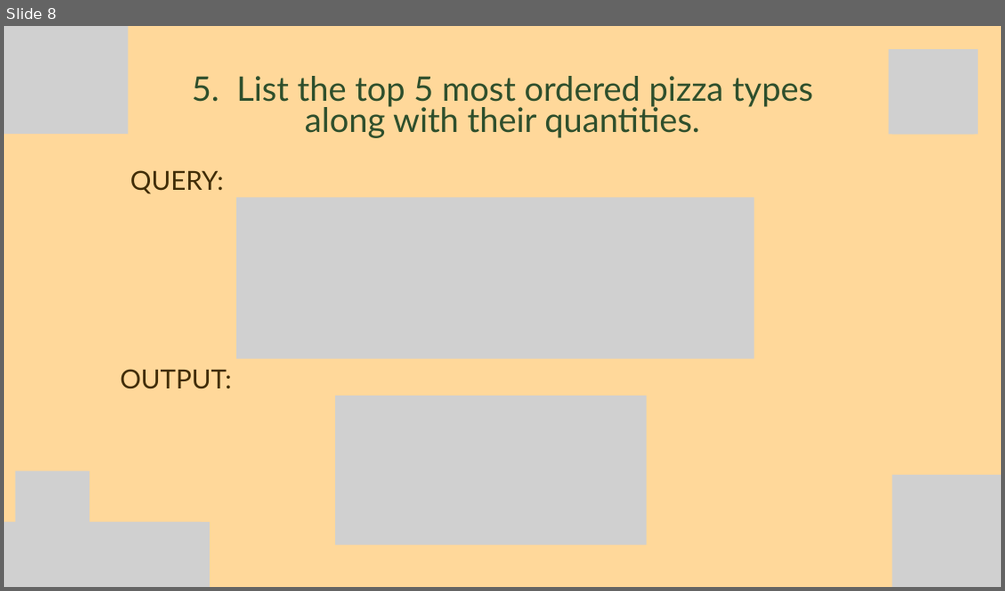
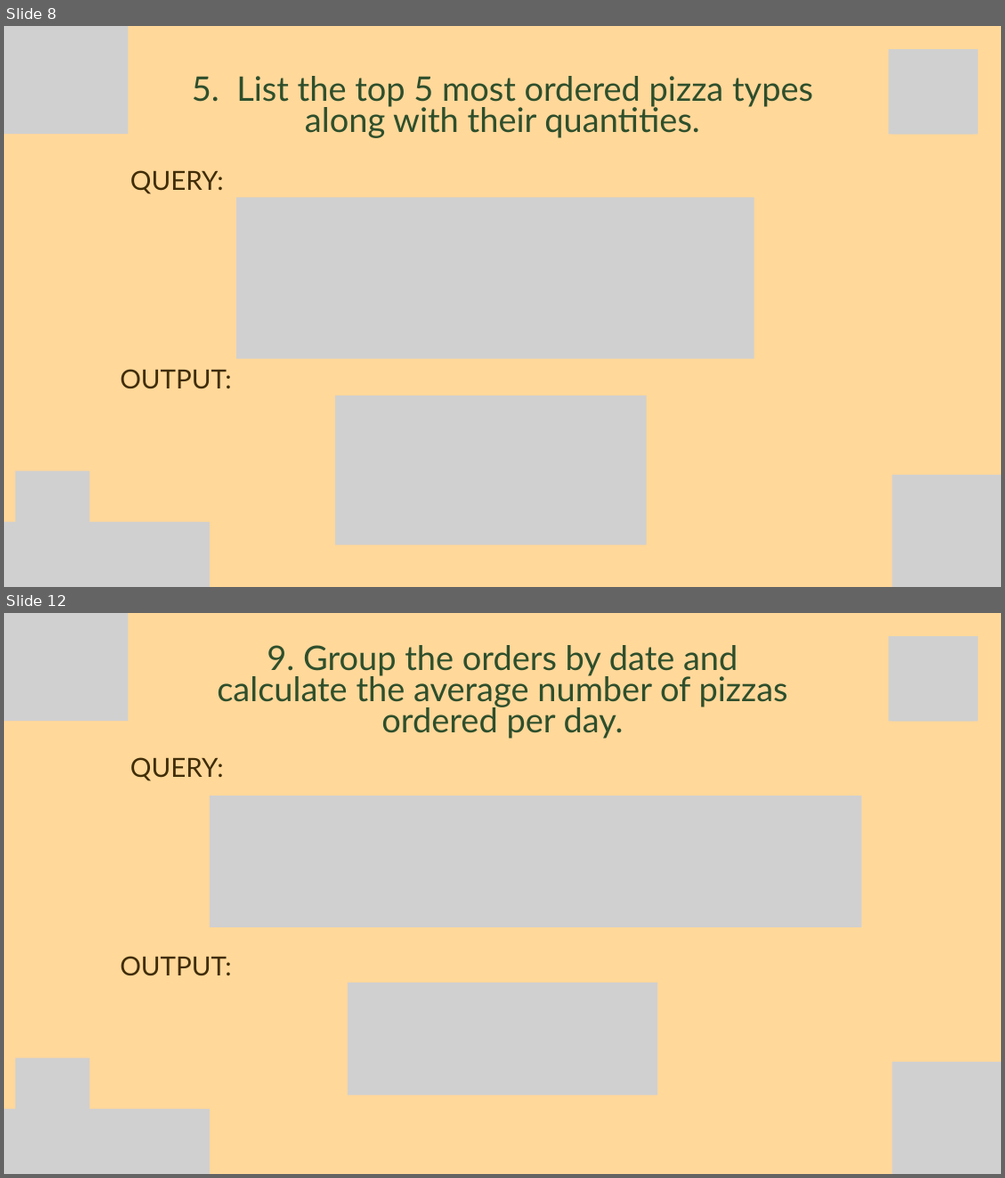
Before and after one commit to axhhad-khan/pizza-sales-SQL-project, a slide deck: solution/Solution.pptx. Shown one above the other, each under a label of ours: slide 8 before the commit, slides 8 and 12 after it; the slides between them are not shown. The pictures are 1005x591 and 1005x1178 pixels, drawn with LibreOffice and Linux fonts; fonts in the diff are those of the drawing; grey boxes stand for pictures. Boxes give left, top, right and bottom in pixels: in the first picture for what was removed or moved away, otherwise in the second. Text is boxed around its words. In the diff, an @@ line names an element or a change of style, - is before the commit and + after.

```diff
--- a/solution/Solution.pptx
+++ b/solution/Solution.pptx
@@ slide 12 added at (4, 613, 1001, 1174), background #FFD89A @@
@@ picture added at (4, 613, 128, 721) @@
@@ picture added at (888, 636, 974, 722) @@
@@ picture added at (891, 636, 978, 722) @@
@@ text added at (217, 645, 788, 738), 48.9 pt, text #2E4F2C @@
+9. Group the orders by date and calculate the average number of pizzas ordered per day.
@@ text added at (130, 757, 224, 781), 38 pt, text #402D07 @@
+QUERY:
@@ picture added at (210, 795, 861, 927) @@
@@ text added at (120, 956, 232, 976), 38 pt, text #402D07 @@
+OUTPUT:
@@ picture added at (348, 982, 657, 1095) @@
@@ picture added at (16, 1058, 89, 1174) @@
@@ picture added at (891, 1062, 1001, 1174) @@
@@ picture added at (4, 1109, 210, 1174) @@
@@ picture added at (4, 1109, 201, 1174) @@
```
Also in this commit, not shown: 9 other slides added.
